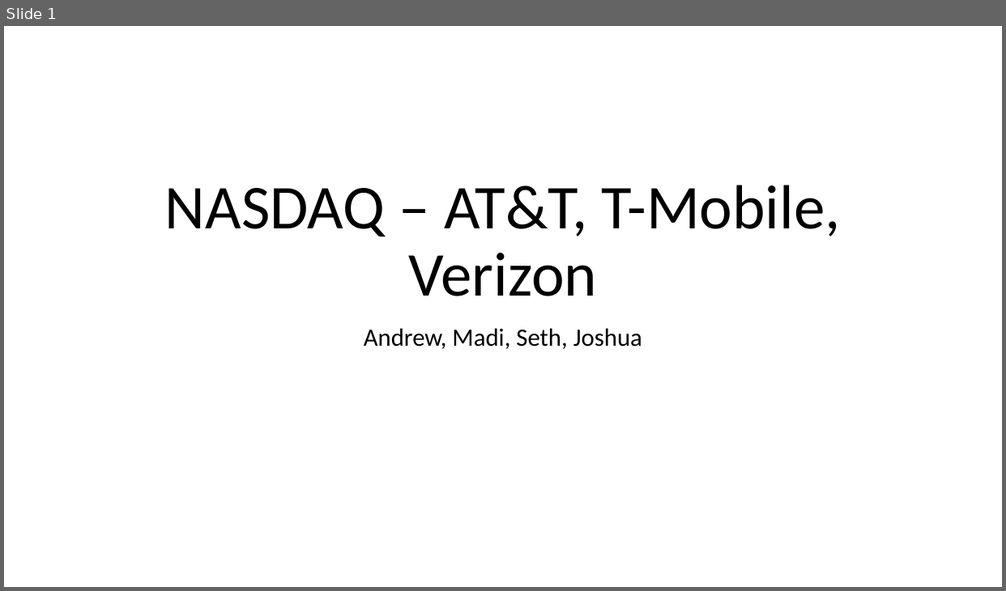
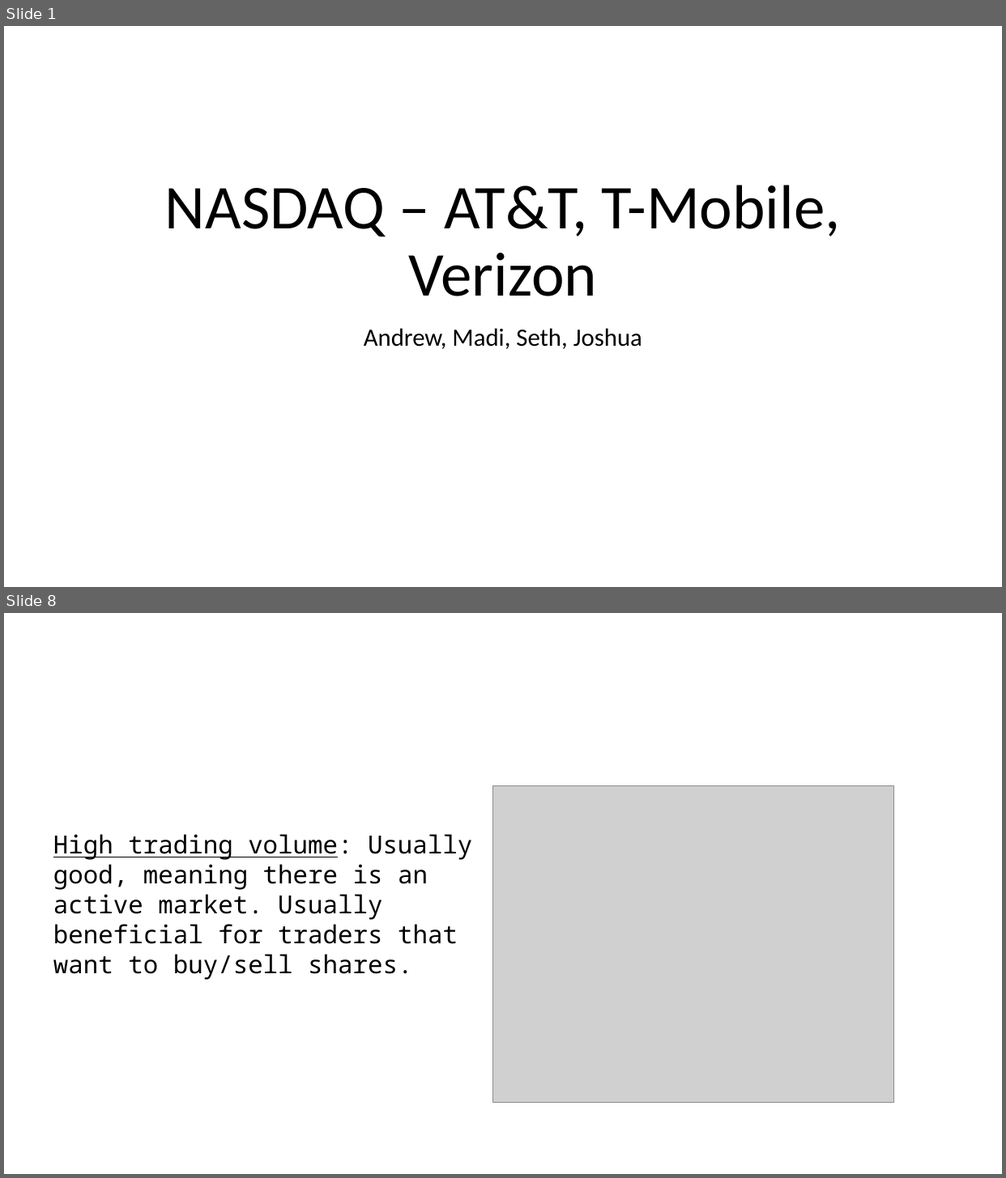
Before and after one commit to mssubaiti/Project1_Group1, a slide deck: presentation.pptx. Shown one above the other, each under a label of ours: slide 1 before the commit, slides 1 and 8 after it; the slides between them are not shown. The pictures are 1006x591 and 1006x1178 pixels, drawn with LibreOffice and Linux fonts; fonts in the diff are those of the drawing; grey boxes stand for pictures. Boxes give left, top, right and bottom in pixels: in the first picture for what was removed or moved away, otherwise in the second. Text is boxed around its words. In the diff, an @@ line names an element or a change of style, - is before the commit and + after.

```diff
--- a/presentation.pptx
+++ b/presentation.pptx
@@ slide 8 added at [4, 613, 1002, 1174], background #FFFFFF @@
@@ picture added at [493, 786, 894, 1103] @@
@@ text added at [53, 834, 472, 980], 24 pt, text #000000 @@
+High trading volume: Usually good, meaning there is an active market. Usually beneficial for traders that want to buy/sell shares.
```
Also in this commit, not shown: 6 slides changed, 12 other slides added, 9 slides removed, 6 other files.
